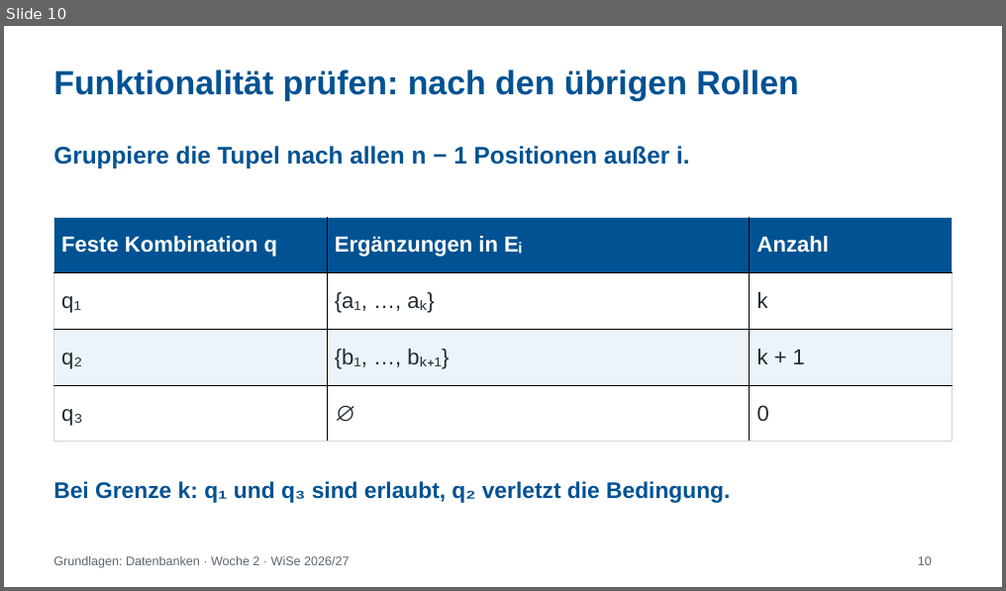
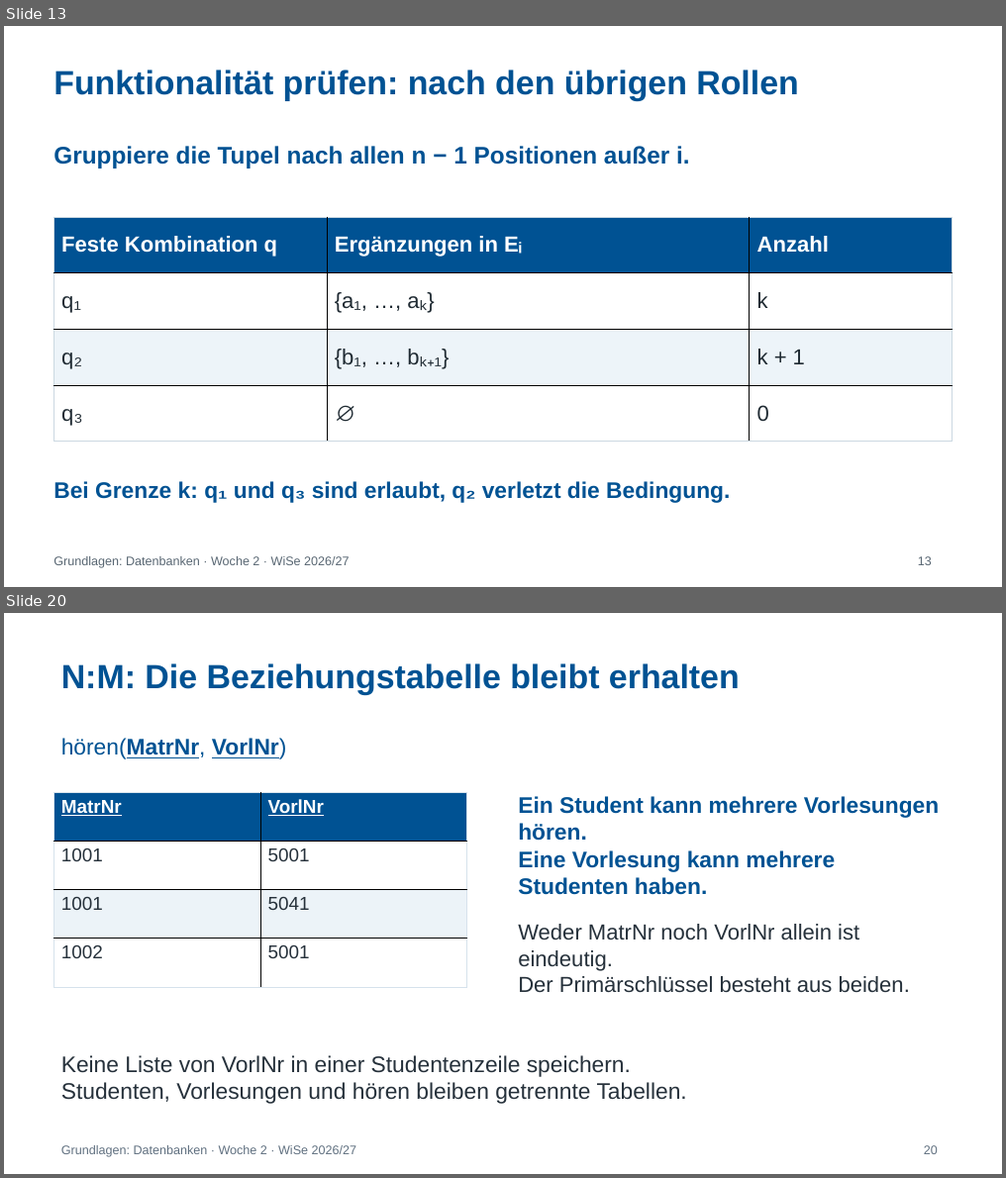
Before and after one commit to IlyaKats2005/GDB_2026-2027_Tutorium, a slide deck: folien/Woche_2_ER_Modell_Kardinalitaeten.pptx. Shown one above the other, each under a label of ours: slide 10 before the commit, slides 13 and 20 after it; the slides between them are not shown. The pictures are 1006x591 and 1006x1178 pixels, drawn with LibreOffice and Linux fonts; fonts in the diff are those of the drawing. Boxes give left, top, right and bottom in pixels: in the first picture for what was removed or moved away, otherwise in the second. Text is boxed around its words. In the diff, an @@ line names an element or a change of style, - is before the commit and + after.

```diff
--- a/folien/Woche_2_ER_Modell_Kardinalitaeten.pptx
+++ b/folien/Woche_2_ER_Modell_Kardinalitaeten.pptx
@@ slide 20 added at [4,613,1002,1174], background #FFFFFF @@
@@ text added at [61,663,740,695], 32.2 pt, text #005293, bold @@
+N:M: Die Beziehungstabelle bleibt erhalten
@@ text added at [61,738,287,760], 21.8 pt, text #005293, bold, underline @@
+hören(MatrNr, VorlNr)
@@ table added at [54,792,467,987], 4 rows, 2 columns @@
+MatrNr | VorlNr
+1001 | 5001
+1001 | 5041
+1002 | 5001
@@ text added at [518,796,939,895], 21.8 pt, text #005293, bold @@
+Ein Student kann mehrere Vorlesungen hören.
+Eine Vorlesung kann mehrere Studenten haben.
@@ text added at [518,924,910,993], 21 pt, text #26313B @@
+Weder MatrNr noch VorlNr allein ist eindeutig.
+Der Primärschlüssel besteht aus beiden.
@@ text added at [61,1056,687,1104], 21.8 pt, text #26313B @@
+Keine Liste von VorlNr in einer Studentenzeile speichern.
+Studenten, Vorlesungen und hören bleiben getrennte Tabellen.
@@ text added at [61,1146,356,1157], 12 pt, text #607080 @@
+Grundlagen: Datenbanken · Woche 2 · WiSe 2026/27
@@ text added at [924,1146,938,1155], 12 pt, text #607080 @@
+20
@@ what was slide 10 is now slide 13 @@
@@ slide 13 changed as well @@
@@ text at [918,557,932,566]: text changed @@
-10
+13
```
Also in this commit, not shown: 14 other slides changed, 12 other slides added.
